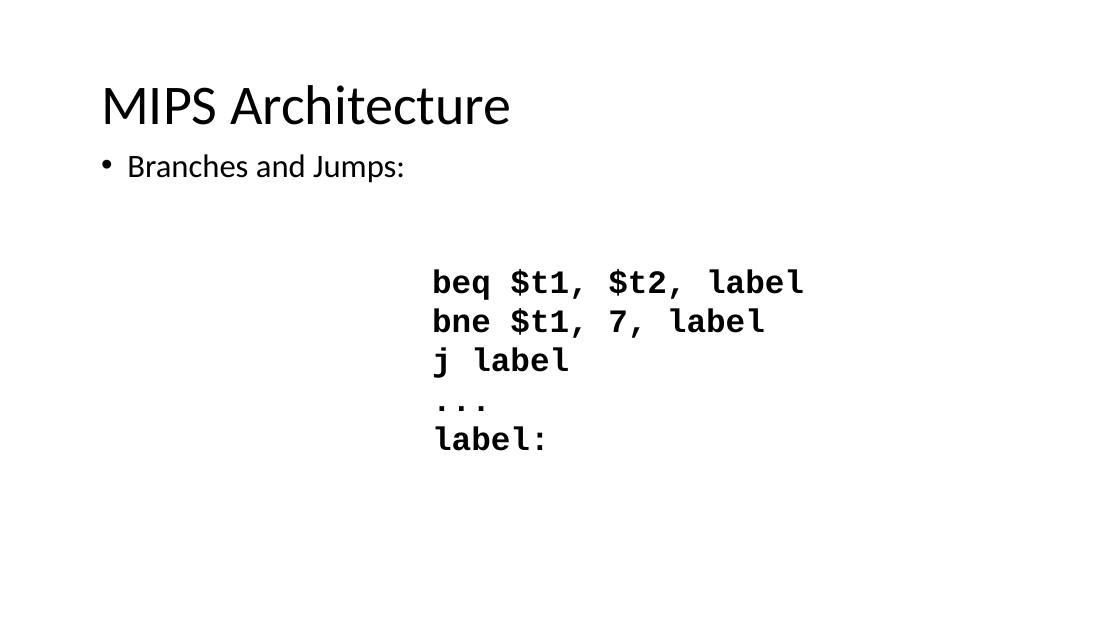
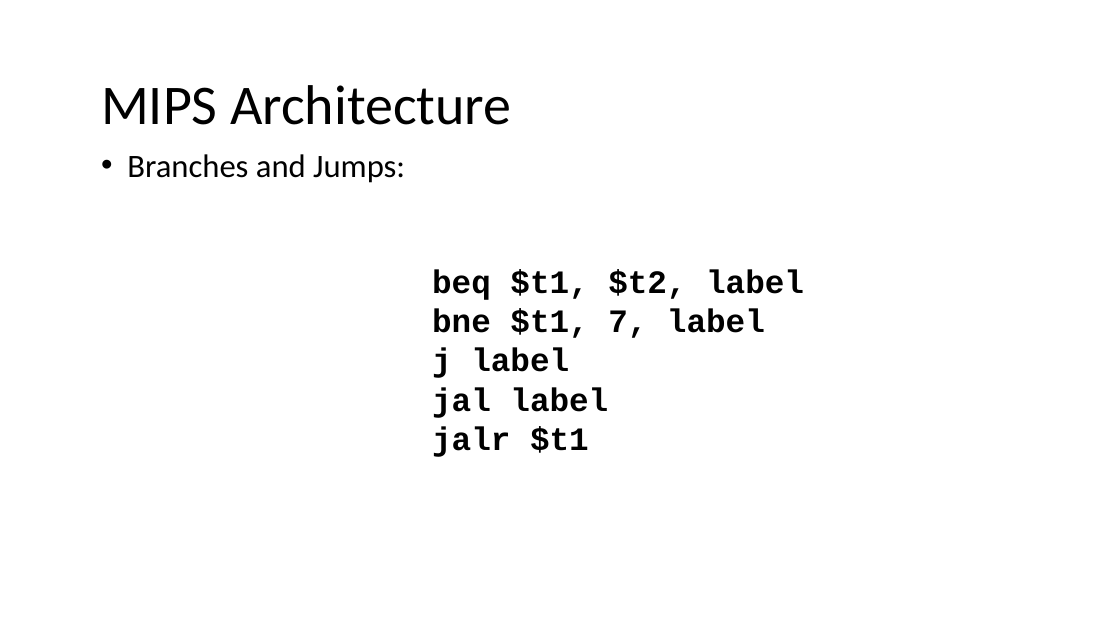
Before and after one commit to nivshani/compilation, a slide deck: slide 9 of slides/codegen.pptx (slide 6 before the commit). Drawn at 1120x630 pixels with LibreOffice and Linux fonts; fonts in the diff are those of the drawing. Boxes give left, top, right and bottom in pixels: in the first picture for what was removed or moved away, otherwise in the second. Text is boxed around its words. In the diff, an @@ line names an element or a change of style, - is before the commit and + after.

```diff
--- a/slides/codegen.pptx
+++ b/slides/codegen.pptx
@@ text at [432, 387, 608, 457]: text changed @@
-...
-label:
+jal label
+jalr $t1
```
Also in this commit, not shown: 35 other slides changed, 10 slides added, 1 slide removed, 1 other file.
